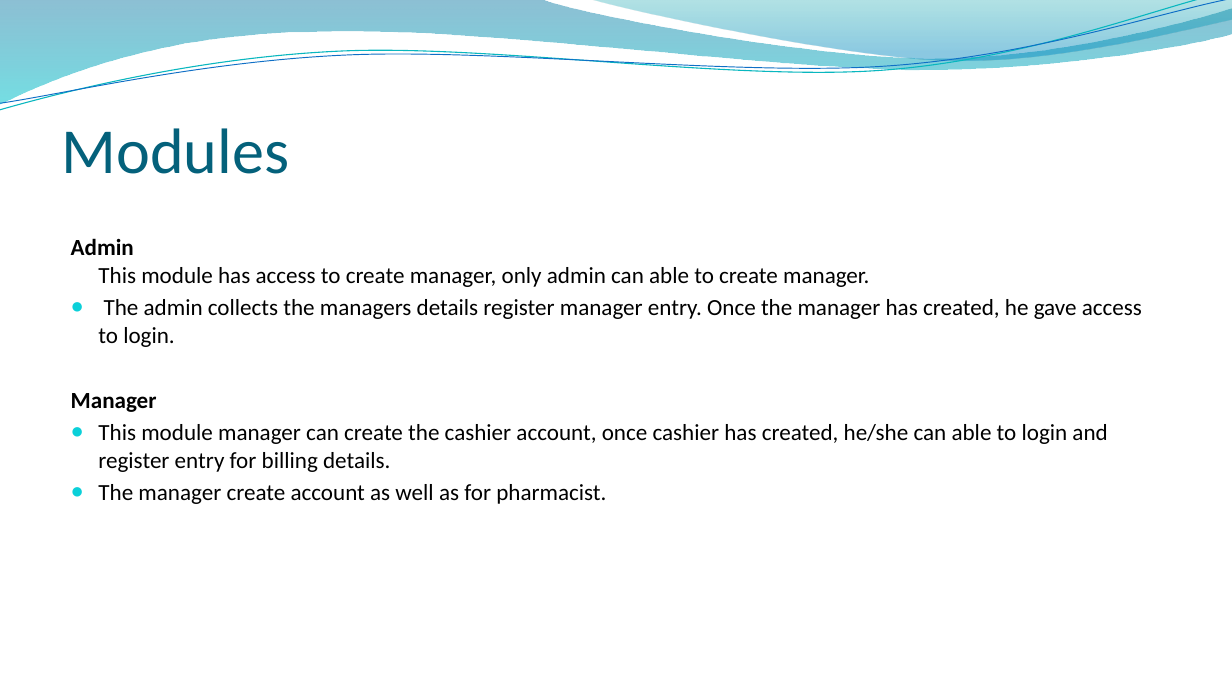
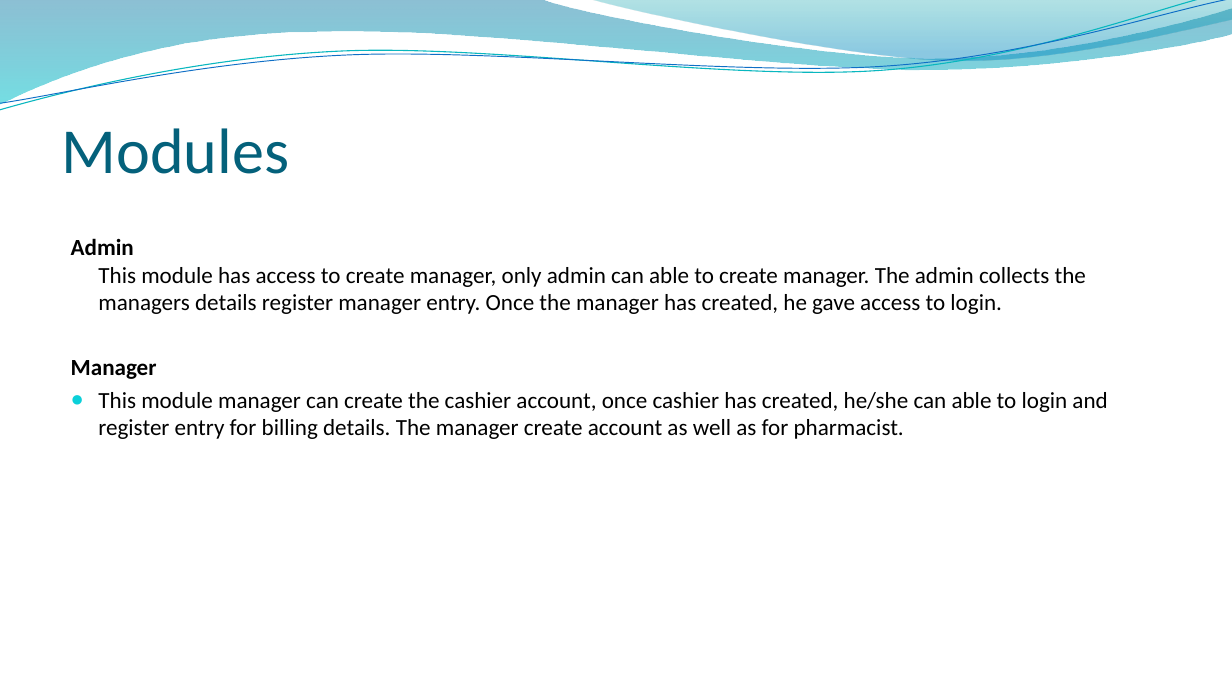
Before and after one commit to gokul18b/2023, a slide deck: slide 7 of batch 2/ppt2/MEDICAL SHOP.pptx. Drawn at 1232x693 pixels with LibreOffice and Linux fonts; fonts in the diff are those of the drawing; background and template pictures are left out. Boxes give left, top, right and bottom in pixels: in the first picture for what was removed or moved away, otherwise in the second. Text is boxed around its words. In the diff, an @@ line names an element or a change of style, - is before the commit and + after.

```diff
--- a/batch 2/ppt2/MEDICAL SHOP.pptx
+++ b/batch 2/ppt2/MEDICAL SHOP.pptx
@@ text at box(71, 238, 1086, 314): text changed @@
-Admin
-This module has access to create manager, only admin can able to create manager.
-● The admin collects the managers details register manager entry. Once the manager has created, he gave access to login.
+Admin
+This module has access to create manager, only admin can able to create manager. The admin collects the managers details register manager entry. Once the manager has created, he gave access to login.
@@ text at box(98, 392, 1107, 439): text changed @@
-● This module manager can create the cashier account, once cashier has created, he/she can able to login and register entry for billing details.
-● The manager create account as well as for pharmacist.
+● This module manager can create the cashier account, once cashier has created, he/she can able to login and register entry for billing details. The manager create account as well as for pharmacist.
```
Also in this commit, not shown: 2 other slides changed, 48 other files.
